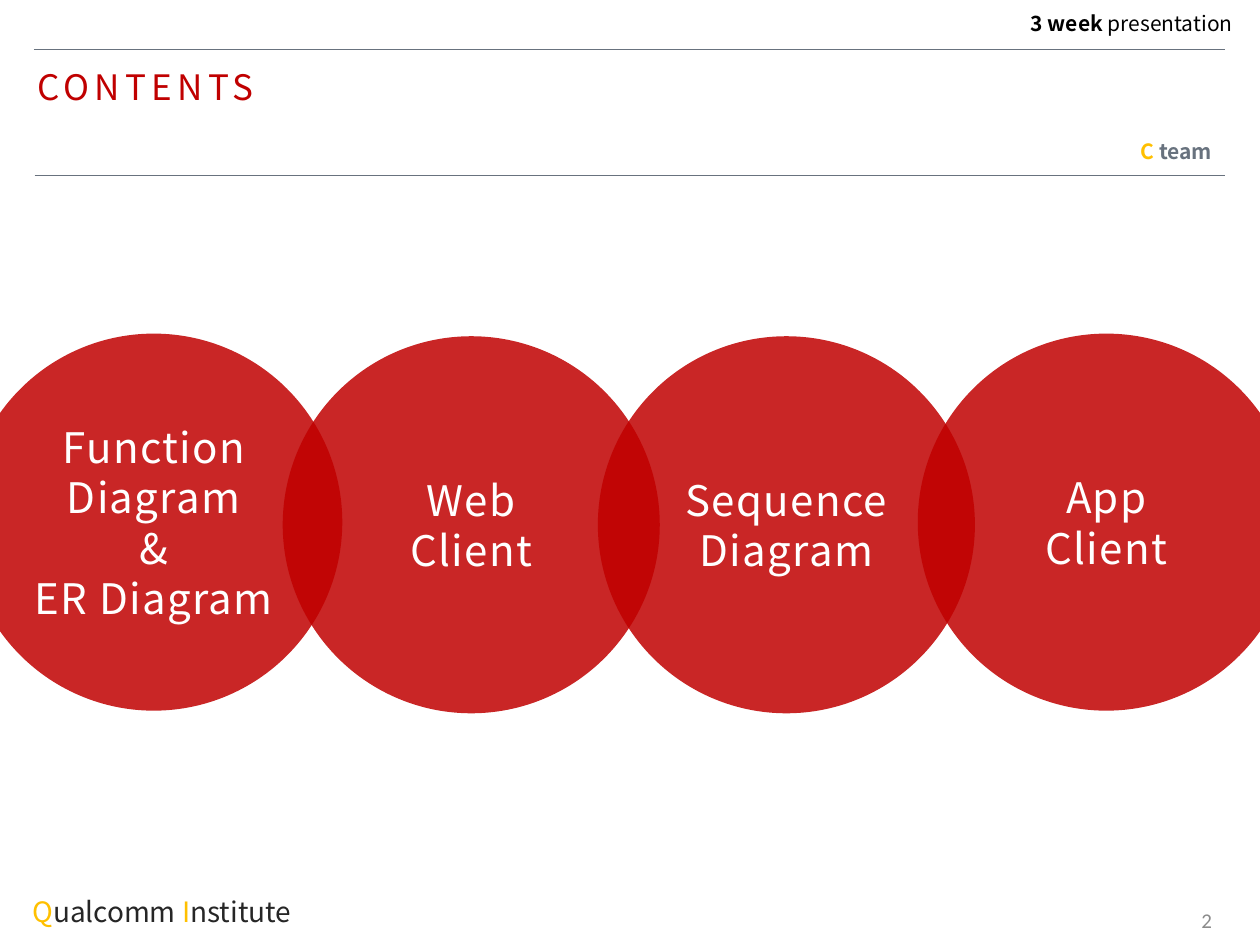
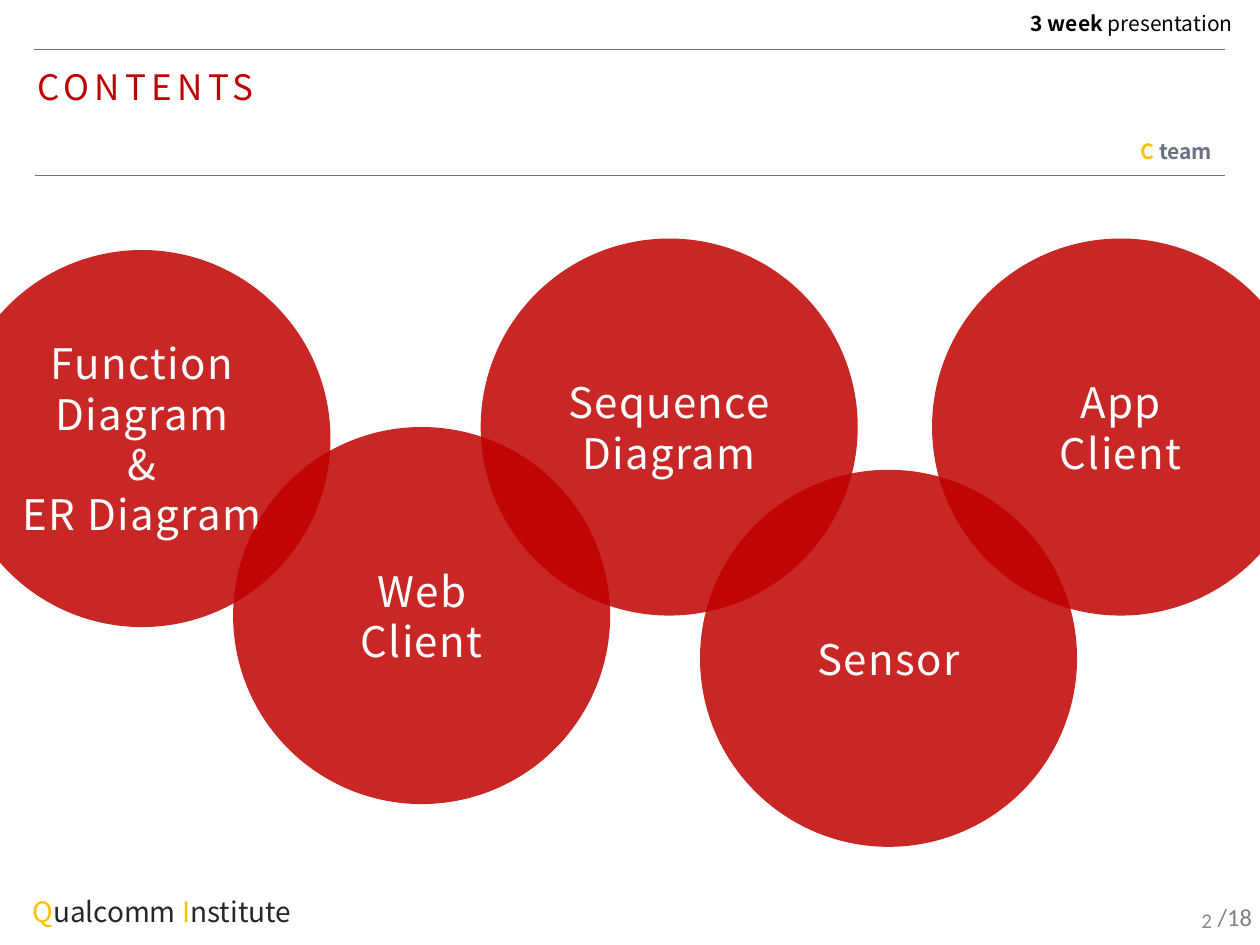
Before and after one commit to MAENGSOOHOON/summer2017IoT, a slide deck: slide 2 of 3week/ppt/3week.pptx. Drawn at 1260x945 pixels with LibreOffice and Linux fonts; fonts in the diff are those of the drawing. Boxes give left, top, right and bottom in pixels: in the first picture for what was removed or moved away, otherwise in the second. Text is boxed around its words. In the diff, an @@ line names an element or a change of style, - is before the commit and + after.

```diff
--- a/3week/ppt/3week.pptx
+++ b/3week/ppt/3week.pptx
@@ ellipse "Sequence": place and size @@
-ellipse "Sequence" at (597, 336, 974, 713)
+ellipse "Sequence" at (481, 238, 858, 615)
@@ ellipse "App": place and size @@
-ellipse "App" at (917, 334, 1260, 711)
+ellipse "App" at (932, 238, 1260, 615)
@@ ellipse "Function": place and size @@
-ellipse "Function" at (0, 334, 341, 711)
+ellipse "Function" at (0, 249, 330, 626)
@@ ellipse "Web": place and size @@
-ellipse "Web" at (282, 336, 659, 713)
+ellipse "Web" at (233, 427, 610, 804)
@@ ellipse added at (701, 470, 1077, 847), fill #C00000 at 85% opacity, 24 pt, text #FFFFFF @@
+Sensor
@@ text added at (1218, 909, 1252, 927), 14 pt, text #808080 @@
+/18
```
Also in this commit, not shown: 6 other slides changed, 11 slides added, 5 slides removed, 2 other files.
